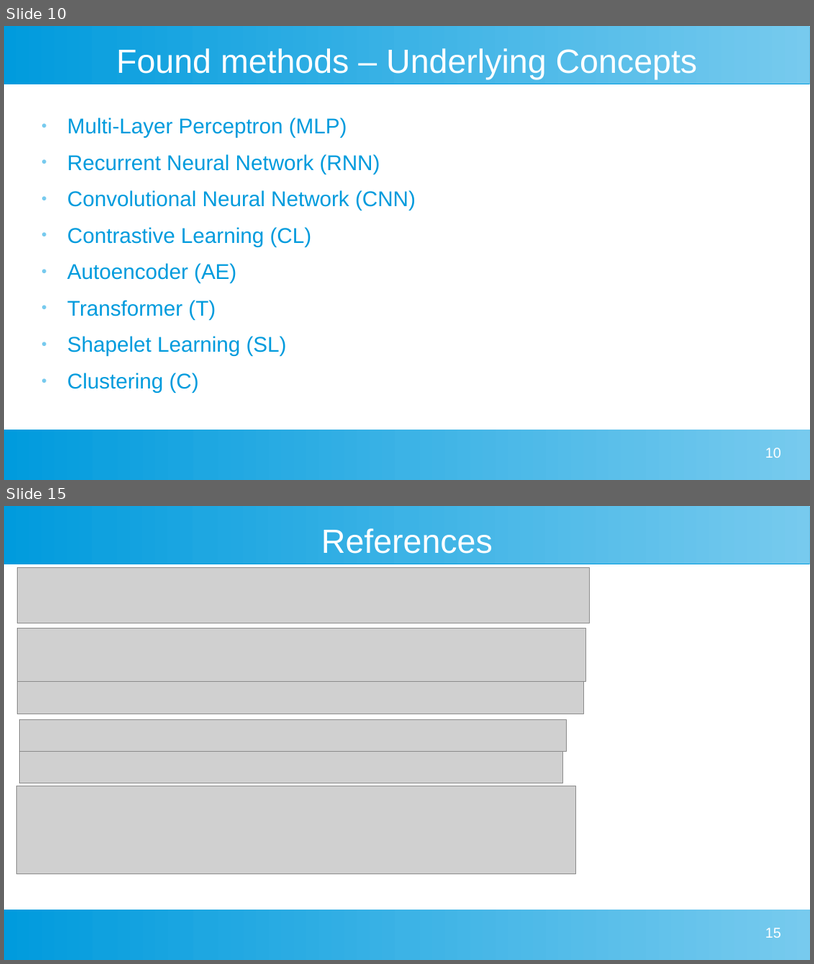
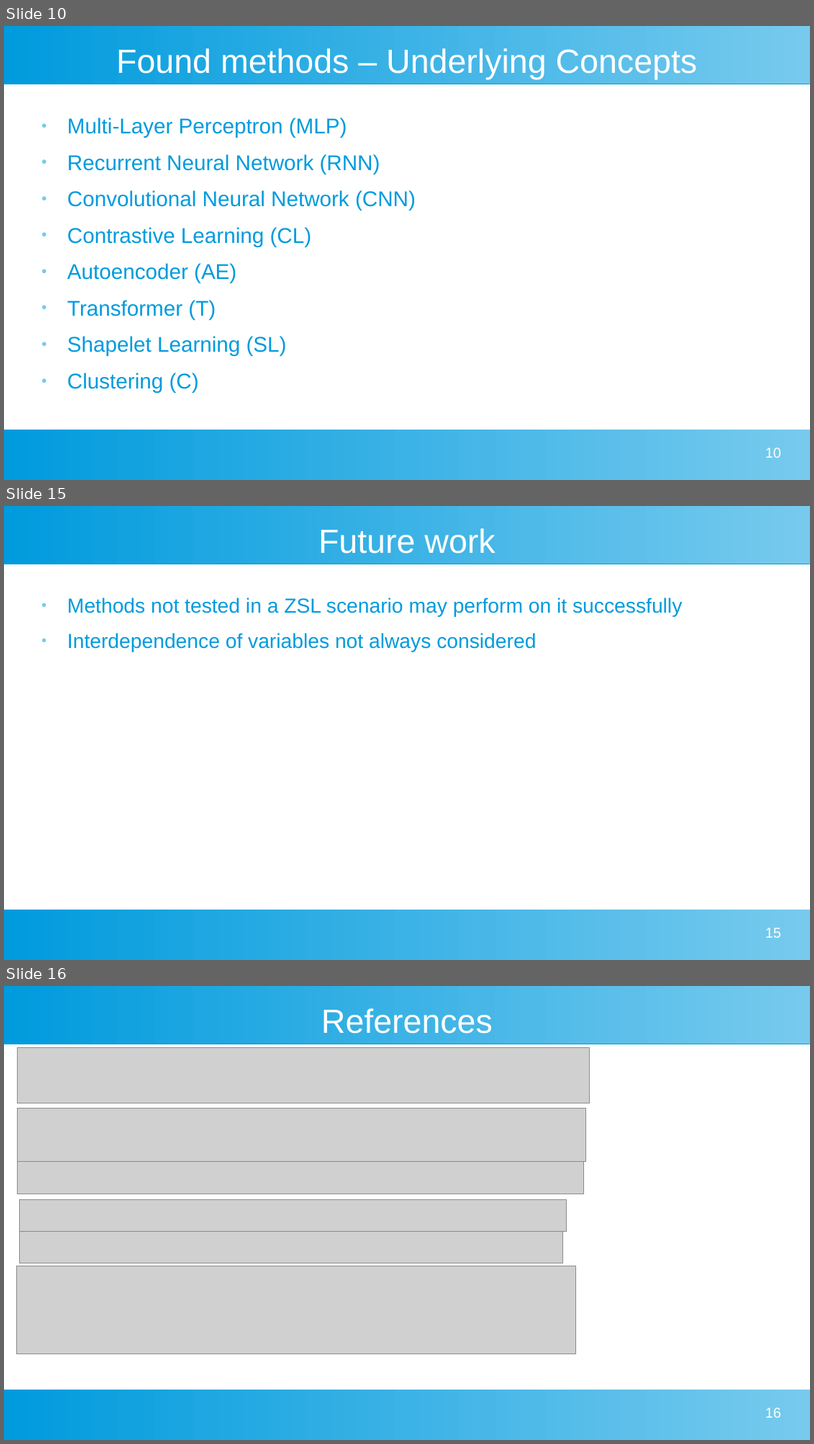
Before and after one commit to johanneshoelker/Smart-Systems-Paper, a slide deck: Presentation/Kolloq.odp. Shown one above the other, each under a label of ours: slides 10 and 15 before the commit, slides 10, 15 and 16 after it; the slides between them are not shown. The pictures are 814x964 and 814x1444 pixels, drawn with LibreOffice and Linux fonts; fonts in the diff are those of the drawing; grey boxes stand for pictures. Boxes give left, top, right and bottom in pixels: in the first picture for what was removed or moved away, otherwise in the second. Text is boxed around its words. In the diff, an @@ line names an element or a change of style, - is before the commit and + after.

```diff
--- a/Presentation/Kolloq.odp
+++ b/Presentation/Kolloq.odp
@@ slide 15 added at (x1=4, y1=506, x2=810, y2=960), background #FFFFFF; not listed: 2 template elements that a slide beside it also shows @@
@@ title added at (x1=319, y1=528, x2=495, y2=554), 33 pt, text #FFFFFF @@
+Future work
@@ text added at (x1=67, y1=597, x2=682, y2=652), 20 pt, text #009BDD @@
+● Methods not tested in a ZSL scenario may perform on it successfully
+● Interdependence of variables not always considered
@@ page number added at (x1=766, y1=927, x2=782, y2=937), 14 pt, text #FFFFFF @@
+15
@@ what was slide 15 is now slide 16 @@
@@ page number at (x1=766, y1=1407, x2=782, y2=1417): text changed @@
-15
+16
```
Also in this commit, not shown: 3 slides changed, 1 other slide added, 1 slide removed, 4 other files.
